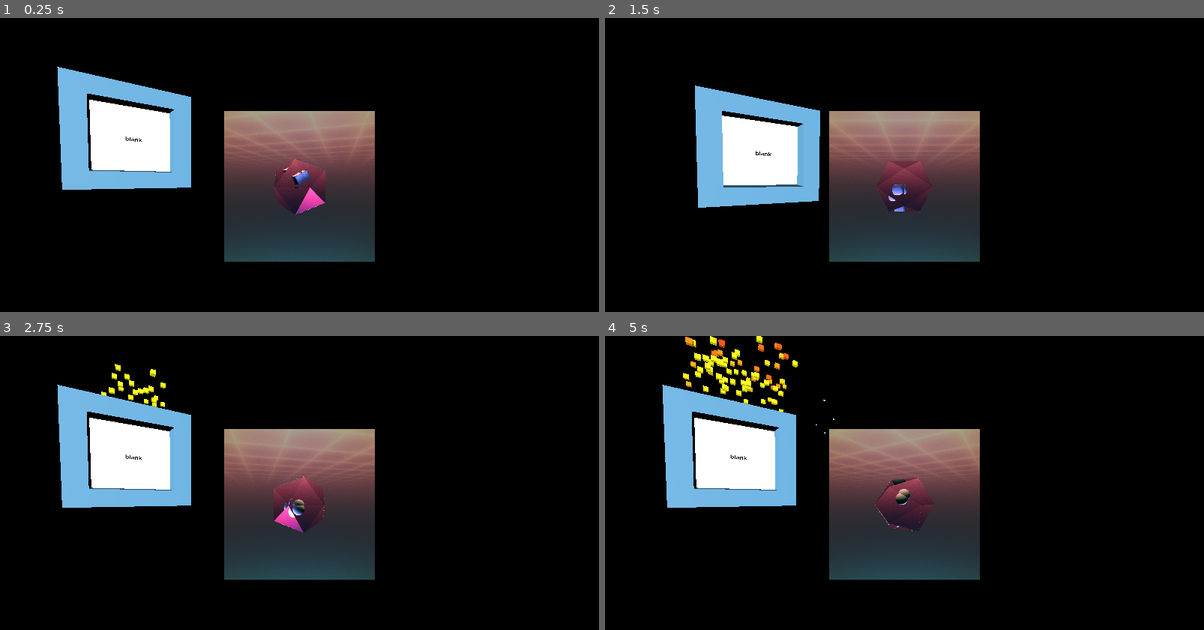
Above: before the commit, frames 1-4 (two rows, left to right).
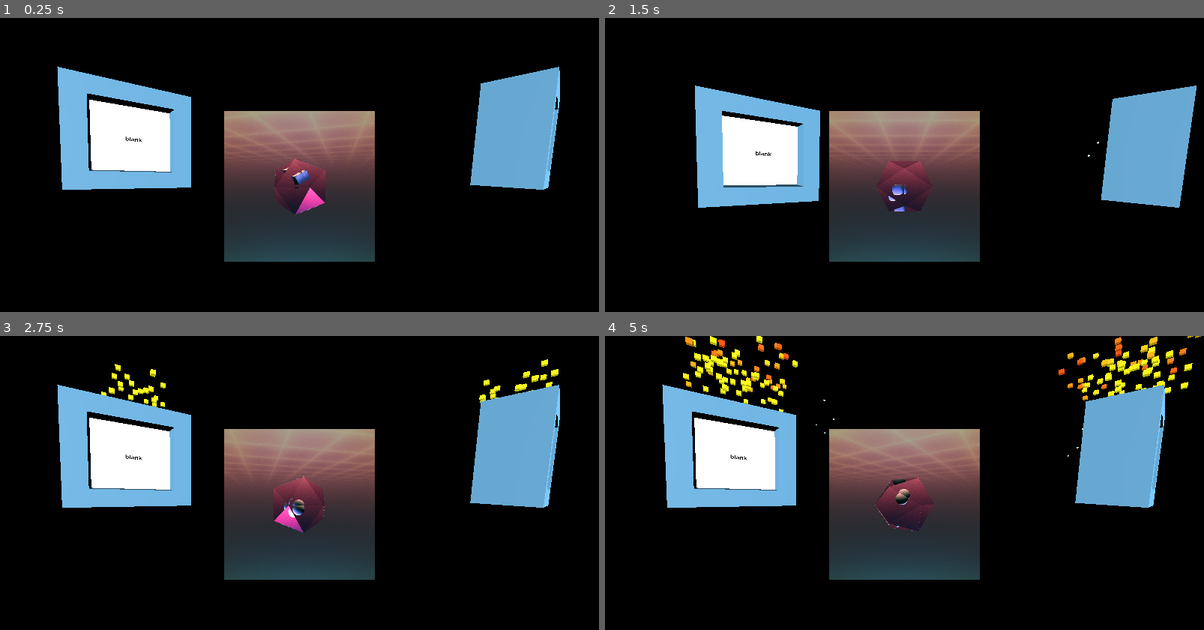
Above: after the commit, the same moments.

Repository: Kakcalu13/Mizo-godot-game
Game: Godot game, scene res://main.tscn
The game is run twice, just before and just after one commit, with the same random seed, the same clock (stepped at 60 frames per second) and the same inputs. The project has no main scene, so this scene is started directly.
Inputs (mouse positions are in pixels of both pictures, inside the frame that each line leads up to):
- Up to frame 1 (0.25 s): no input
- Up to frame 2 (1.5 s): move the mouse to (1036, 170) at 0.52 s; press the mouse at (1036, 170) at 0.53 s; release the mouse at (1036, 170) at 1.25 s; drag from (784, 203) to (874, 253) at 1.27 s
- Up to frame 3 (2.75 s): move the mouse to (359, 430) at 2.02 s; press the mouse at (359, 430) at 2.03 s
- Up to frame 4 (5 s): release the mouse at (964, 430) at 2.75 s; drag from (874, 571) to (724, 453) at 2.77 s; move the mouse to (1084, 553) at 3.52 s; press the mouse at (1084, 553) at 3.53 s; release the mouse at (1084, 553) at 4.25 s; drag from (724, 453) to (814, 421) at 4.27 s

The runs differ from the first frame. In frame 1, 5.1% of the frame differs, in the area x 78-94%, y 16-59%; in frame 2, 5.1%; in frame 3, 5.3%; in frame 4, 6.2%, in the area x 75-100%, y 0-59%.

Commit message:
updated to test

Diff:
--- a/source/numbers/main.tscn
+++ b/source/numbers/main.tscn
@@ -42,9 +42,13 @@
 
 [node name="one_module" parent="." instance=ExtResource("2_wvgls")]
 transform = Transform3D(0.614158, 0.0356098, 0.511411, 0.0122909, 0.796815, -0.0702429, -0.512502, 0.0617825, 0.611167, -4.2653, 0, 0)
+value = 5
+
+[node name="test" parent="." instance=ExtResource("2_wvgls")]
+transform = Transform3D(0.614158, 0.0356098, 0.511411, 0.0122909, 0.796815, -0.0702429, -0.512502, 0.0617825, 0.611167, 5.47381, 0, 0)
 
 [node name="DirectionalLight3D" type="DirectionalLight3D" parent="."]
 transform = Transform3D(1, 0, 0, 0, 1, 0, 0, 0, 1, 0, 10.0369, 0)
 
-[connection signal="mouse_entered" from="one_module" to="one_module" method="_on_mouse_entered"]
 [connection signal="mouse_exited" from="one_module" to="one_module" method="_on_mouse_exited"]
+[connection signal="mouse_exited" from="test" to="test" method="_on_mouse_exited"]
